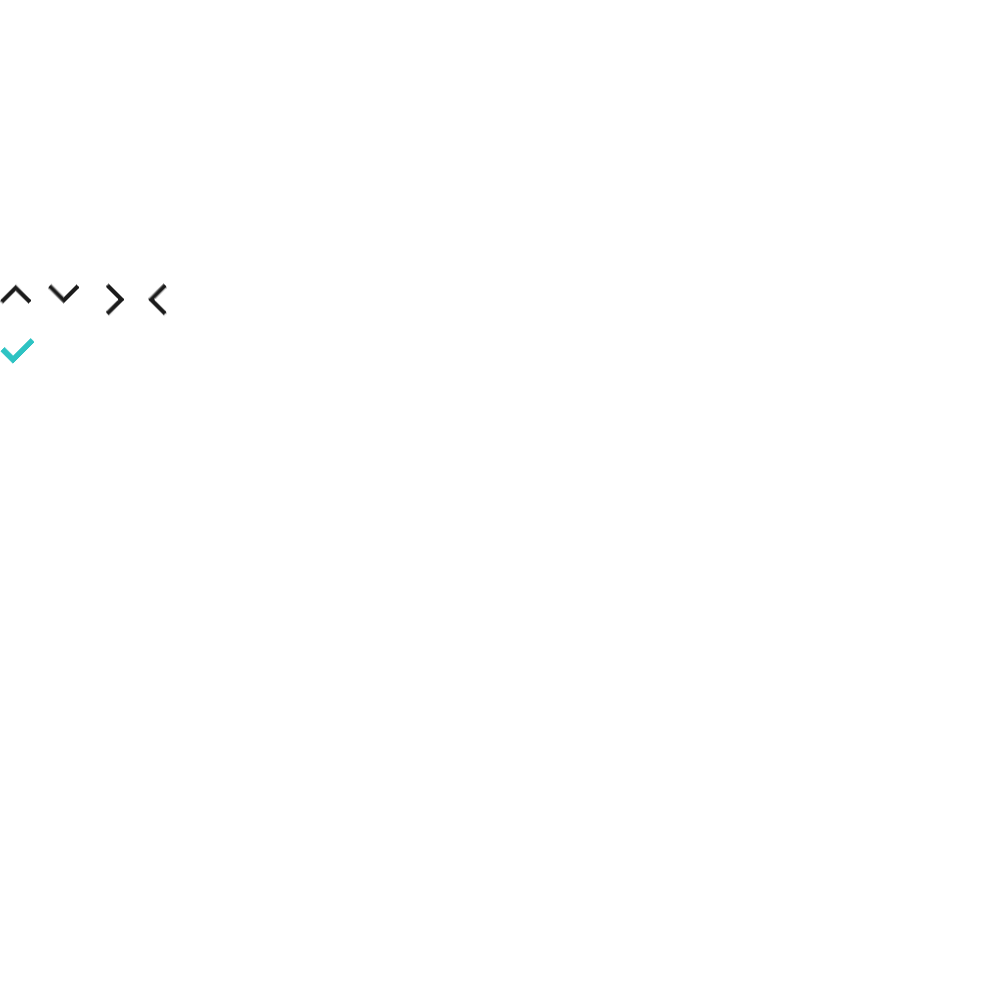
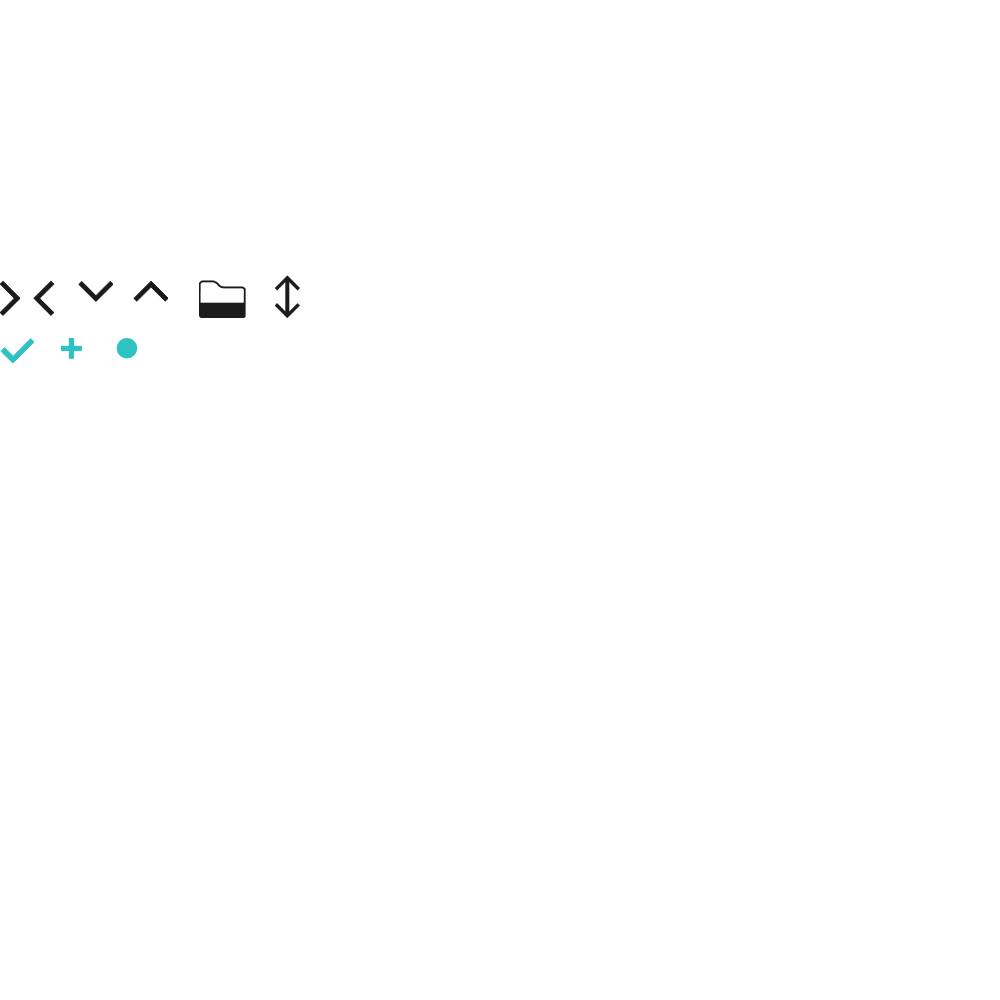
The second 1000 x 1000 image is a revision of the first. Changes to its layers:
added layer "Layer 393 copy 3" in group "black" over [199, 280, 246, 318]
added layer "Layer 7" in group "black" over [275, 275, 300, 318]
painted on "Layer 4 copy 7" over [133, 280, 168, 317]
painted on "Layer 4 copy 6" over [78, 280, 124, 317]
painted on "Layer 4 copy 5" over [33, 280, 79, 316]
painted on "Layer 4 copy 4" over [0, 280, 31, 316]
added layer "Shape 6" in group "teal" over [116, 338, 138, 359]
added layer "Shape 1 copy" in group "teal" over [60, 338, 82, 359]
